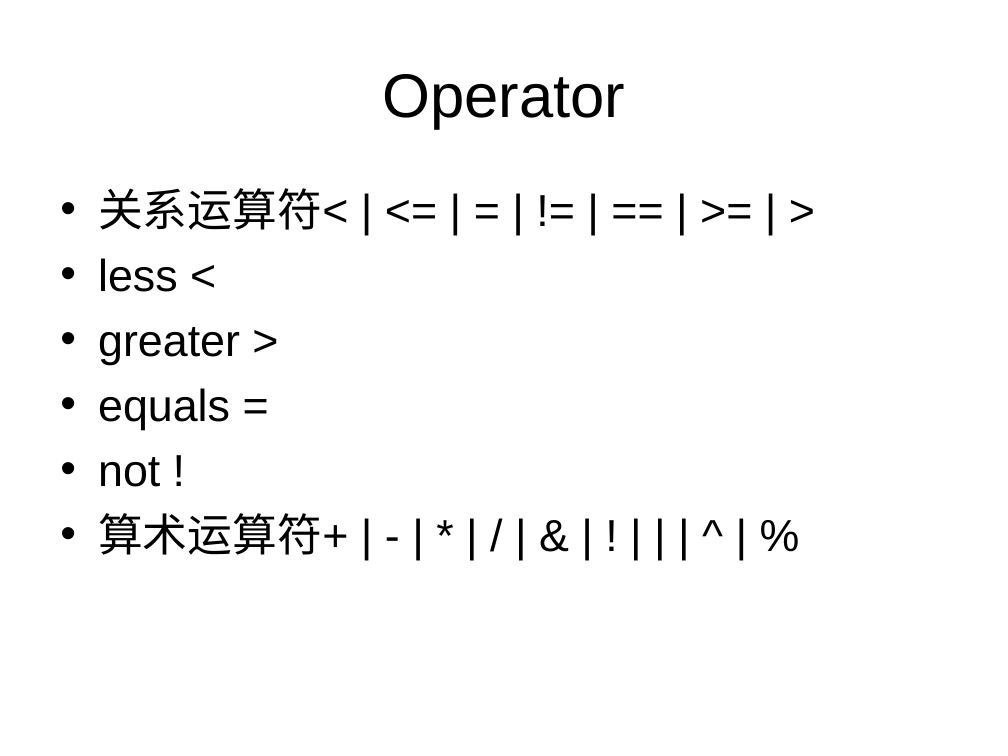
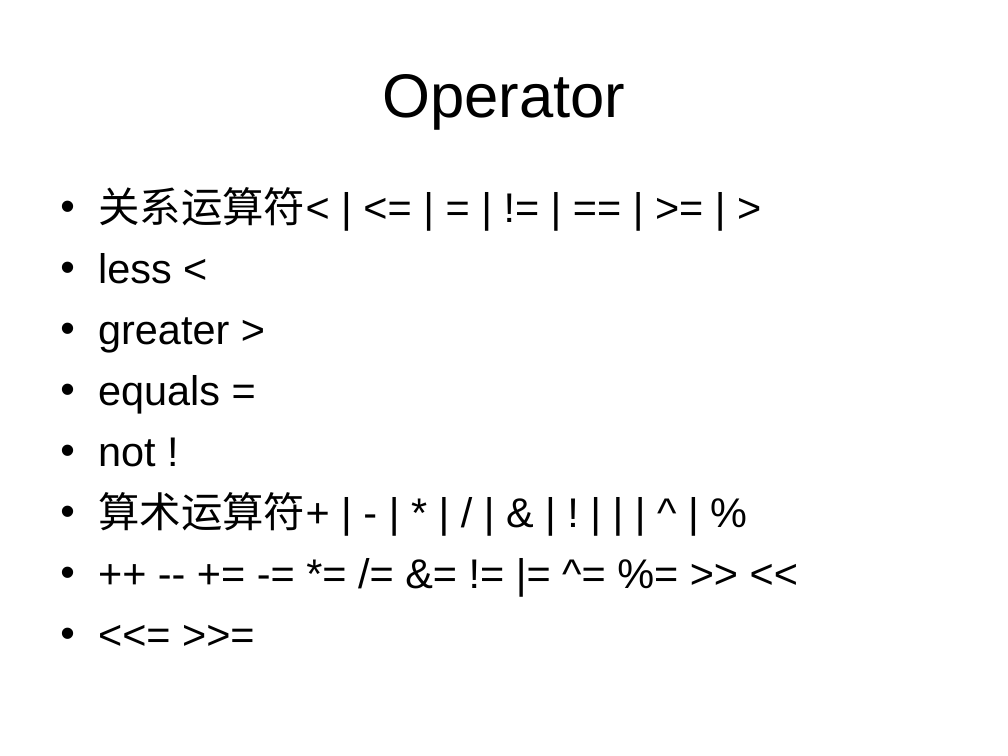
Before and after one commit to linln1/CppLexer, a slide deck: slide 5 of MyLexer.ppt. Drawn at 1008x756 pixels with LibreOffice and Linux fonts; fonts in the diff are those of the drawing. Boxes give left, top, right and bottom in pixels: in the first picture for what was removed or moved away, otherwise in the second. Text is boxed around its words. In the diff, an @@ line names an element or a change of style, - is before the commit and + after.

```diff
--- a/MyLexer.ppt
+++ b/MyLexer.ppt
@@ text at [98,187,330,531]: paragraphs added @@
+• ++ -- += -= *= /= &= != |= ^= %= >> <<
+• <<= >>=
@@ text at [98,187,330,531]: size 32 to 29.6 pt in "关系运算符< | <= | = | != ...", "less <", "greater >", "equals =" and 2 more places @@
```
Also in this commit, not shown: 3 other slides changed, 12 other files.
